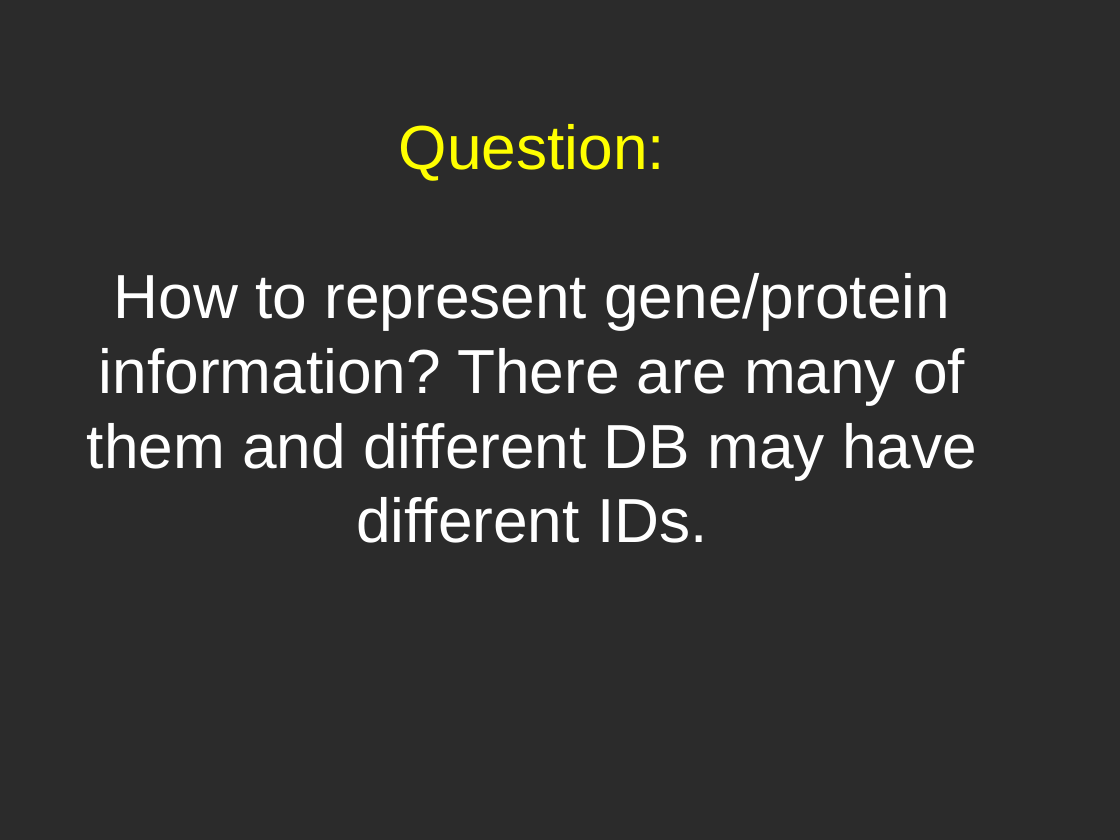
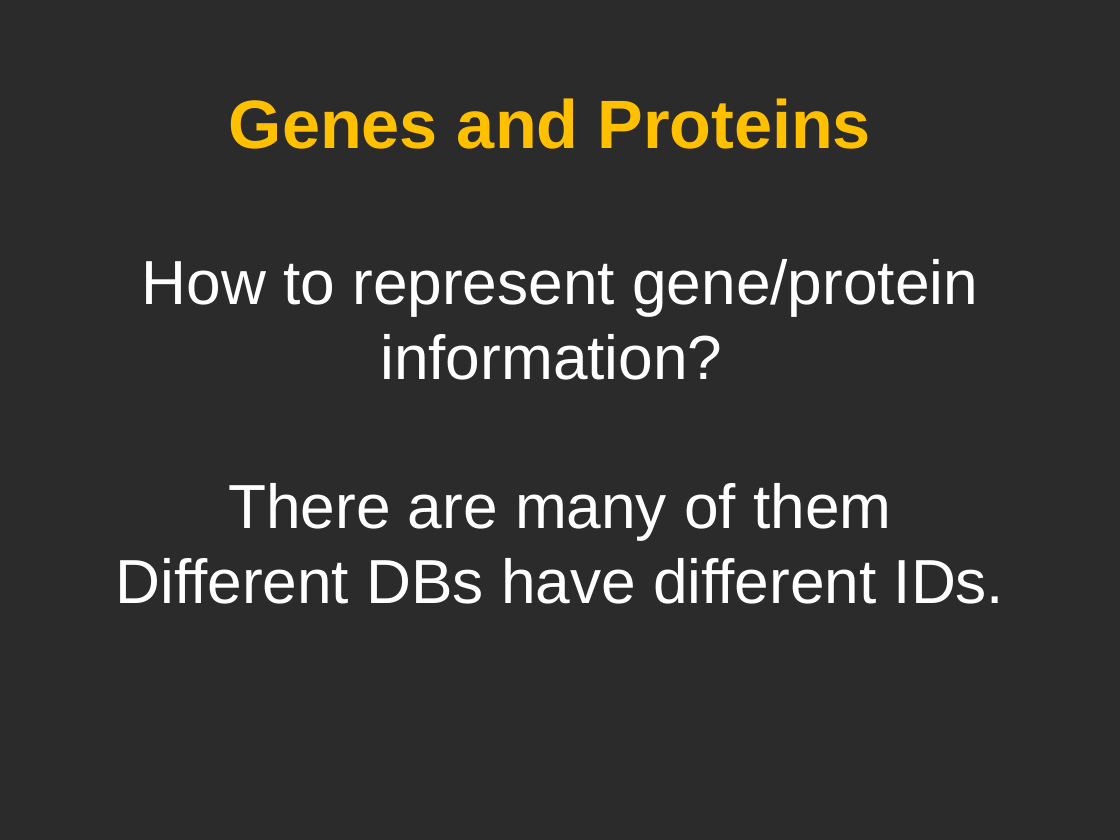
Before and after one commit to obi-ontology/obi-legacy-svn, a slide deck: slide 14 of trunk/docs/developer/use cases/Vaccine_usercase_Vancouver2010.ppt (slide 13 before the commit). Drawn at 1120x840 pixels with LibreOffice and Linux fonts; fonts in the diff are those of the drawing; background and template pictures are left out; a plain dark background stands for a picture behind light text. Boxes give left, top, right and bottom in pixels: in the first picture for what was removed or moved away, otherwise in the second. Text is boxed around its words. In the diff, an @@ line names an element or a change of style, - is before the commit and + after.

```diff
--- a/trunk/docs/developer/use cases/Vaccine_usercase_Vancouver2010.ppt
+++ b/trunk/docs/developer/use cases/Vaccine_usercase_Vancouver2010.ppt
@@ title added at [229, 98, 871, 149], 44 pt, text #FFC000, bold @@
+Genes and Proteins
@@ text at [115, 259, 1004, 604]: text changed @@
-Question:
-How to represent gene/protein information? There are many of them and different DB may have different IDs.
+How to represent gene/protein information?
+There are many of them
+Different DBs have different IDs.
```
Also in this commit, not shown: 4 other slides changed, 1 slide added.
